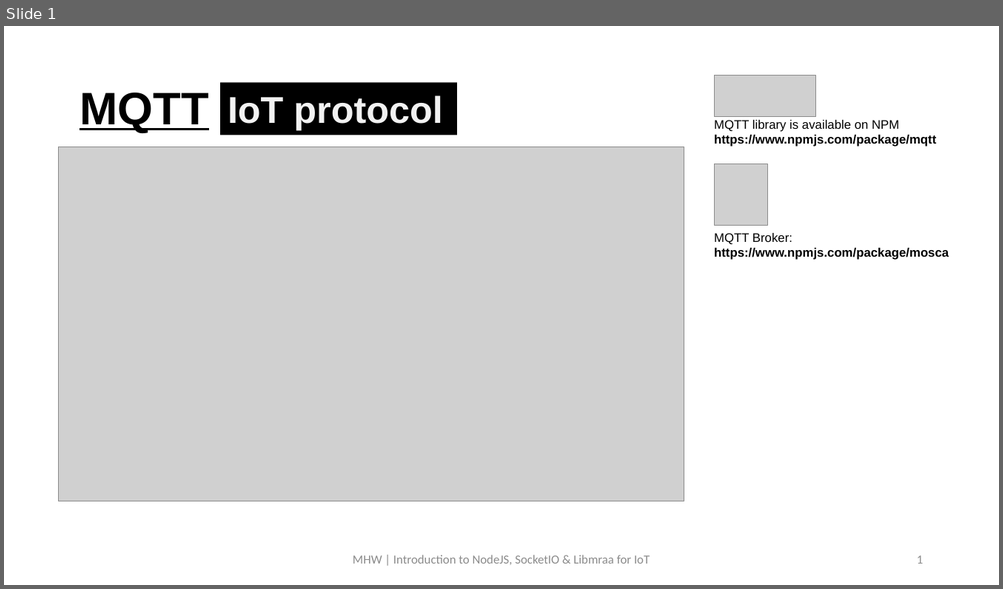
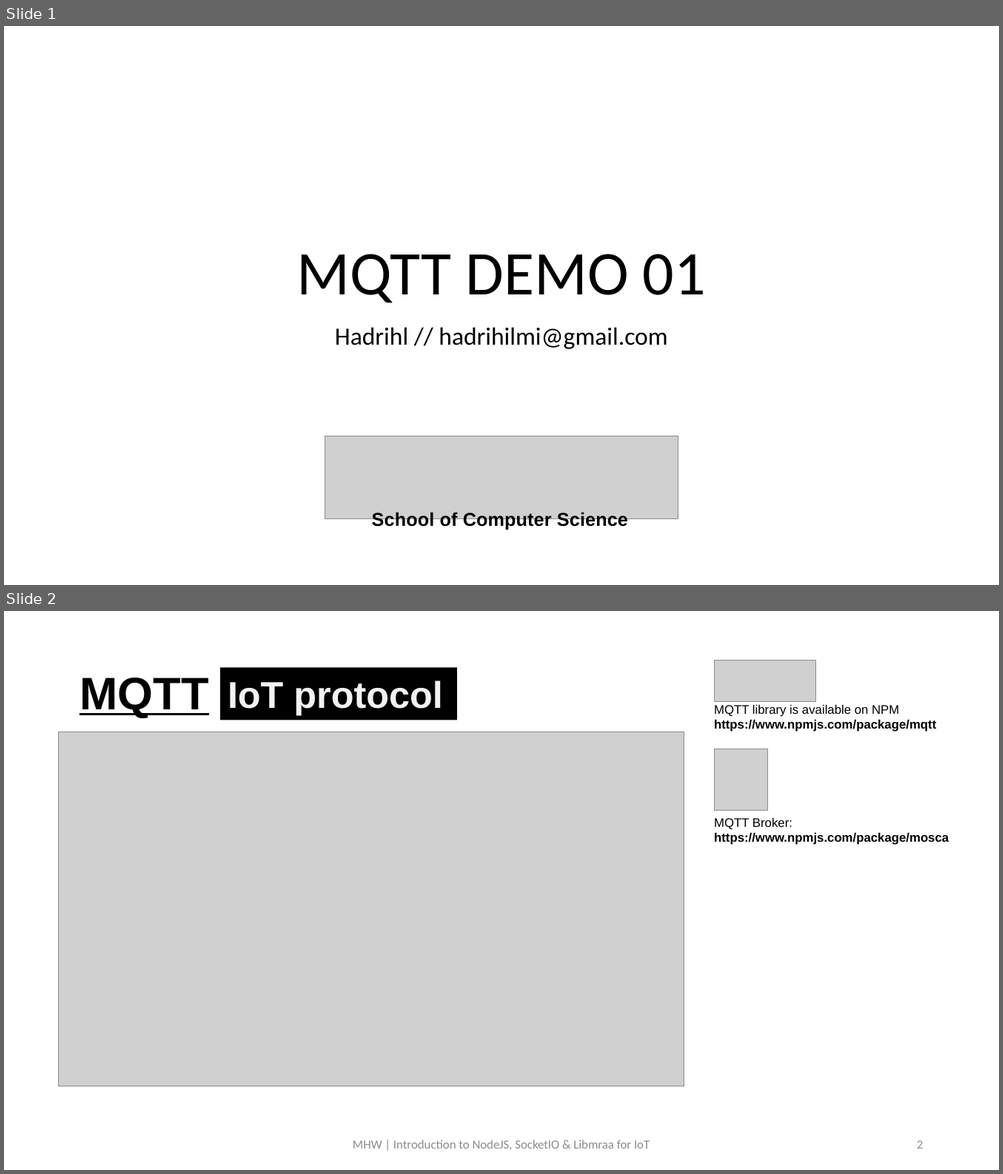
Before and after one commit to nsikakpiusowoh/mqtt-demo-01, a slide deck: guideline-pptx/mqtt-demo-01_guideline.pptx. Shown one above the other, each under a label of ours: slide 1 before the commit, slides 1 and 2 after it. The pictures are 1003x589 and 1003x1174 pixels, drawn with LibreOffice and Linux fonts; fonts in the diff are those of the drawing; grey boxes stand for pictures. Boxes give left, top, right and bottom in pixels: in the first picture for what was removed or moved away, otherwise in the second. Text is boxed around its words. In the diff, an @@ line names an element or a change of style, - is before the commit and + after.

Commit message:
Fixed broken slide (pptx).

```diff
--- a/guideline-pptx/mqtt-demo-01_guideline.pptx
+++ b/guideline-pptx/mqtt-demo-01_guideline.pptx
@@ slide 1 added at bbox=[4, 26, 999, 585], background #FFFFFF @@
@@ title added at bbox=[297, 254, 706, 303], 60 pt, text #000000 @@
+MQTT DEMO 01
@@ subtitle added at bbox=[335, 327, 667, 349], 24 pt, text #000000 @@
+Hadrihl // hadrihilmi@gmail.com
@@ picture added at bbox=[325, 437, 678, 519] @@
@@ text added at bbox=[372, 512, 628, 531], 18 pt, text #000000, bold @@
+School of Computer Science
@@ what was slide 1 is now slide 2 @@
@@ page number at bbox=[916, 1141, 922, 1149]: text changed @@
-1
+2
```
